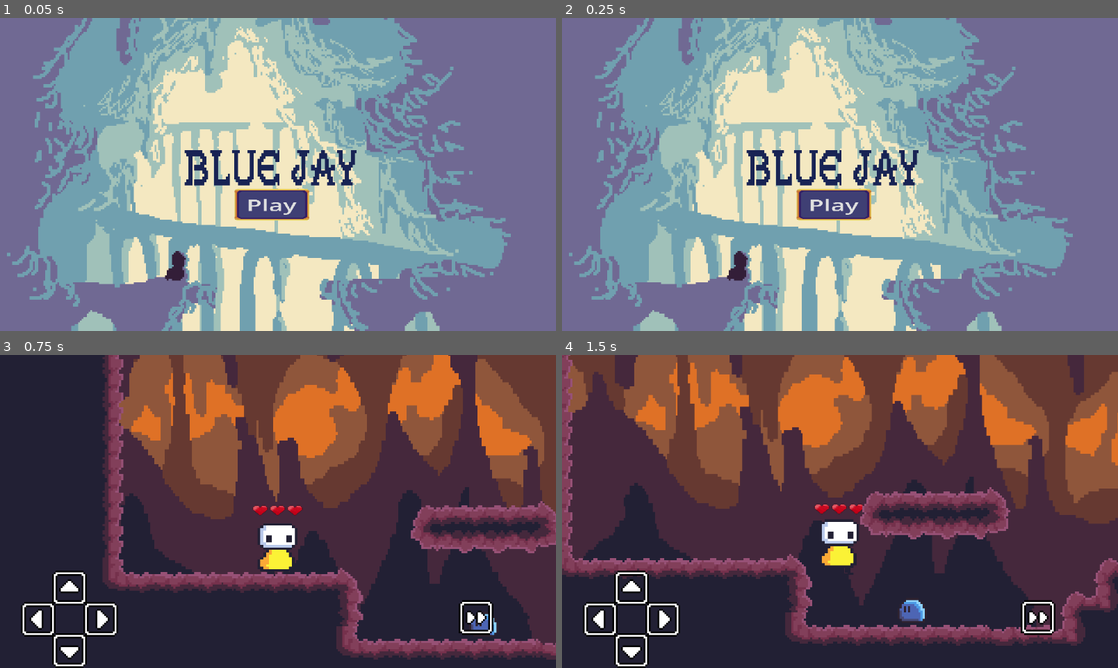
Above: before the commit, frames 1-4 (two rows, left to right).
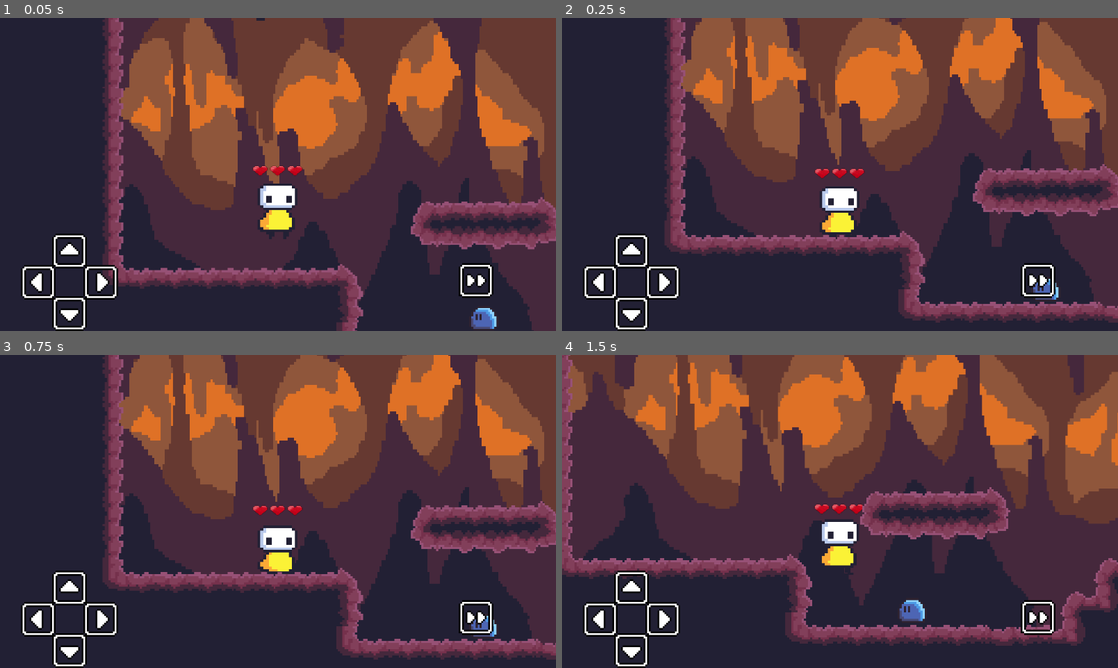
Above: after the commit, the same moments.

Repository: yanaexe/Global-Classroom-Project
Game: Godot game, scene res://scenes/stage_1.tscn
Same seed, same stepped clock (60 frames per second), same inputs: the game is played once before the commit and once after it. Before the commit the project starts from res://scenes/title_screen.tscn.
Inputs (mouse positions are in pixels of both pictures, inside the frame that each line leads up to):
- Up to frame 1 (0.05 s): no input
- Up to frame 2 (0.25 s): no input
- Up to frame 3 (0.75 s): click (272, 542) at 0.5 s, where only the run before the commit has a clickable "Play"
- Up to frame 4 (1.5 s): move the mouse to (962, 495) at 1.27 s; hold D (dodgeMG_right) from 1.28 s (still down); tap Shift (dash) at 1.35 s; click (962, 495) at 1.42 s

The runs differ from the first frame. In frame 1, 100% of the frame differs, in the area x 0-100%, y 0-100%; in frame 2, 100%; in frame 3, 0.4%; in frame 4, nothing differs.

Commit message:
added boss stripe

Diff:
--- a/project.godot
+++ b/project.godot
@@ -11,8 +11,8 @@
 [application]
 
 config/name="globalClassroomGame"
-run/main_scene="uid://8mmc3jssxdvf"
-config/features=PackedStringArray("4.4", "GL Compatibility")
+run/main_scene="res://scenes/stage_1.tscn"
+config/features=PackedStringArray("4.3", "GL Compatibility")
 config/icon="res://sprites/icon.svg"
 
 [autoload]
--- a/scenes/Boss.tscn
+++ b/scenes/Boss.tscn
@@ -1,7 +1,7 @@
-[gd_scene load_steps=4 format=3 uid="uid://cs7cwvcd5ujca"]
+[gd_scene load_steps=4 format=3 uid="uid://bnvt0aki7sdt7"]
 
-[ext_resource type="Script" uid="uid://dbqdl34j7ptun" path="res://scripts/boss.gd" id="1_6ig5k"]
-[ext_resource type="Texture2D" uid="uid://5d3vfcr7lc1g" path="res://sprites/Boss.png" id="2_gw42l"]
+[ext_resource type="Script" path="res://scripts/boss.gd" id="1_6ig5k"]
+[ext_resource type="Texture2D" uid="uid://cu17vu55hvpf3" path="res://sprites/boss_animation.png" id="2_wwab2"]
 
 [sub_resource type="CircleShape2D" id="CircleShape2D_edv8j"]
 
@@ -9,7 +9,9 @@
 script = ExtResource("1_6ig5k")
 
 [node name="Sprite2D" type="Sprite2D" parent="."]
-texture = ExtResource("2_gw42l")
+texture = ExtResource("2_wwab2")
+hframes = 4
+vframes = 4
 
 [node name="CollisionShape2D" type="CollisionShape2D" parent="."]
 scale = Vector2(17.0145, 14.0033)
--- a/scenes/character_player.tscn
+++ b/scenes/character_player.tscn
@@ -145,13 +145,13 @@
 
 [sub_resource type="AnimationLibrary" id="AnimationLibrary_agujc"]
 _data = {
-&"RESET": SubResource("Animation_t65pi"),
-&"dead_left": SubResource("Animation_tjpfb"),
-&"dead_right": SubResource("Animation_k37vd"),
-&"idle_left": SubResource("Animation_13xqn"),
-&"idle_right": SubResource("Animation_k3fdu"),
-&"walk_left": SubResource("Animation_5ix2q"),
-&"walk_right": SubResource("Animation_3weu5")
+"RESET": SubResource("Animation_t65pi"),
+"dead_left": SubResource("Animation_tjpfb"),
+"dead_right": SubResource("Animation_k37vd"),
+"idle_left": SubResource("Animation_13xqn"),
+"idle_right": SubResource("Animation_k3fdu"),
+"walk_left": SubResource("Animation_5ix2q"),
+"walk_right": SubResource("Animation_3weu5")
 }
 
 [sub_resource type="RectangleShape2D" id="RectangleShape2D_qeqij"]
@@ -204,7 +204,7 @@
 
 [node name="AnimationPlayer" type="AnimationPlayer" parent="."]
 libraries = {
-&"": SubResource("AnimationLibrary_agujc")
+"": SubResource("AnimationLibrary_agujc")
 }
 
 [node name="CollisionShape2D" type="CollisionShape2D" parent="."]
Not shown, changed: fonts/DungeonFont.ttf.import
Not shown, changed: fonts/GallaeciaForte.ttf.import
Not shown: 1 places in scenes/character_player.tscn that only renumber resources
Not shown: 1 places in scenes/stage_1.tscn that only renumber resources
Binary file added: sprites/boss_animation.png
Not shown, added: sprites/boss_animation.png.import
